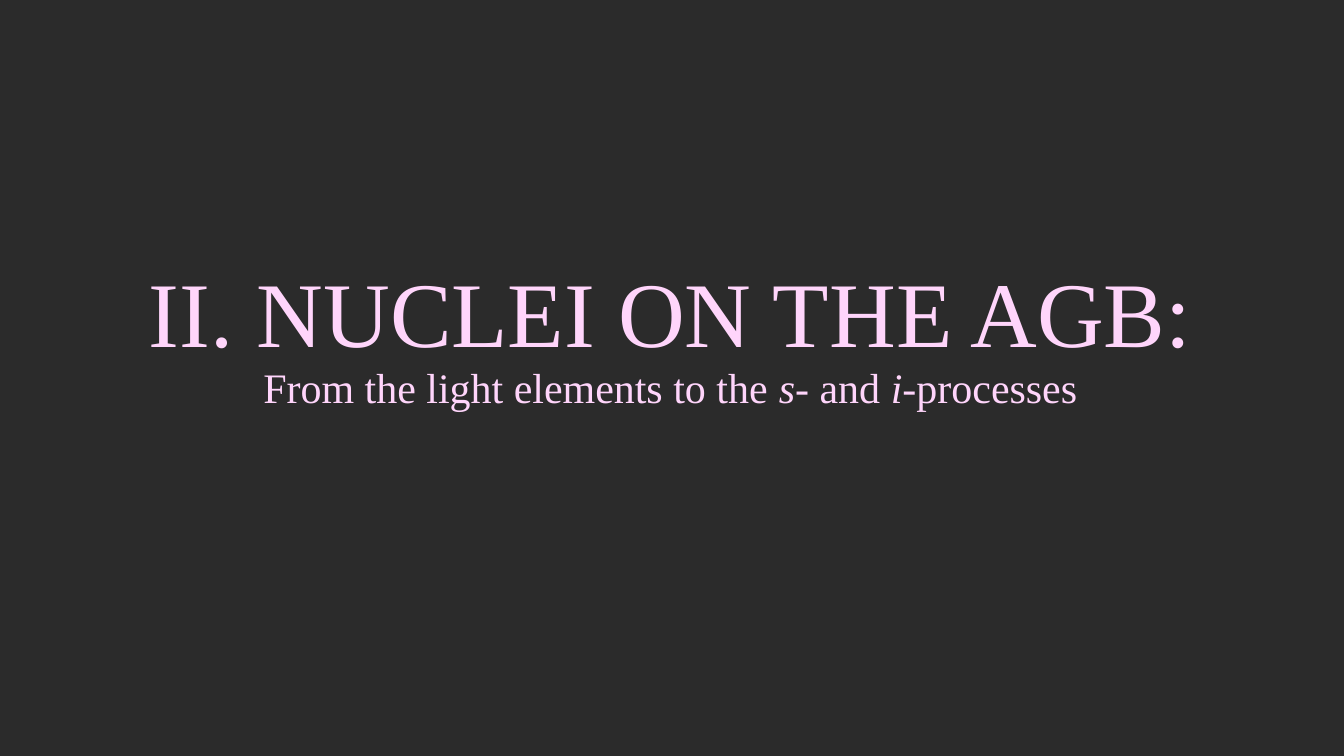
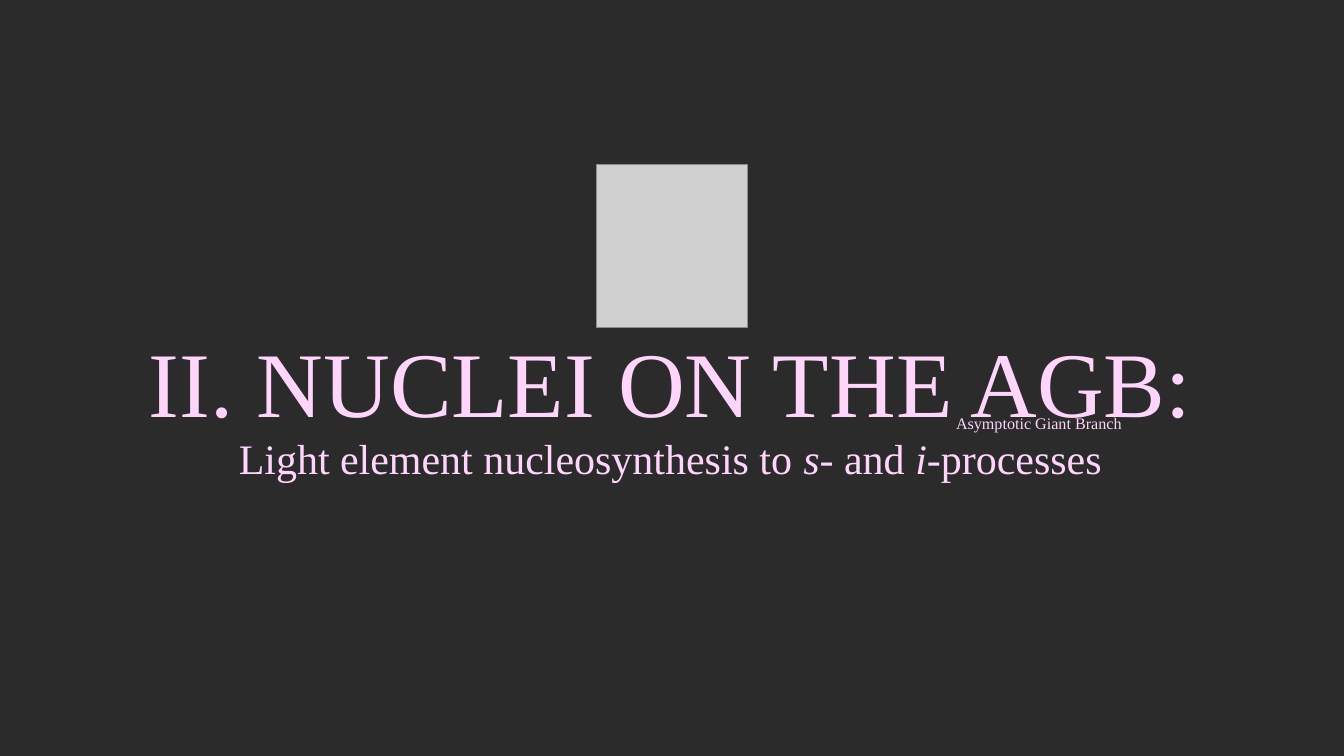
Before and after one commit to giulia-cinquegrana/bridgce2026-stellar-nucleosynthesis, a slide deck: slide 2 of Lectures/all_slides.pptx. Drawn at 1344x756 pixels with LibreOffice and Linux fonts; fonts in the diff are those of the drawing; grey boxes stand for pictures; background and template pictures are left out; a plain dark background stands for a picture behind light text. Boxes give left, top, right and bottom in pixels: in the first picture for what was removed or moved away, otherwise in the second. Text is boxed around its words. In the diff, an @@ line names an element or a change of style, - is before the commit and + after.

```diff
--- a/Lectures/all_slides.pptx
+++ b/Lectures/all_slides.pptx
@@ picture added at <box>597,164,747,328</box> @@
@@ text "II. NUCLEI ON THE AGB:": place and size @@
-text "II. NUCLEI ON THE AGB:" at <box>149,286,1191,412</box>
+text "II. NUCLEI ON THE AGB:" at <box>149,356,1191,482</box>
@@ text added at <box>956,416,1122,433</box>, 11.5 pt, text #FFD5FB @@
+Asymptotic Giant Branch
@@ text at <box>239,445,1101,482</box>: text changed @@
-From the light elements to the s- and i-processes
+Light element nucleosynthesis to s- and i-processes
```
Also in this commit, not shown: 11 other slides changed, 1 slide added, 2 other files.
